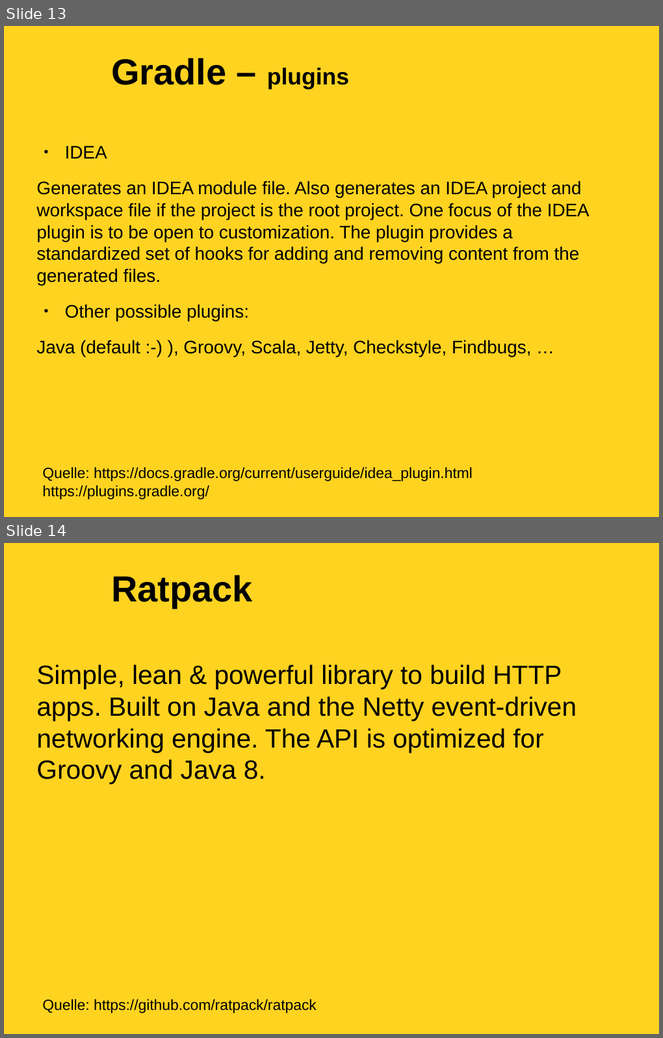
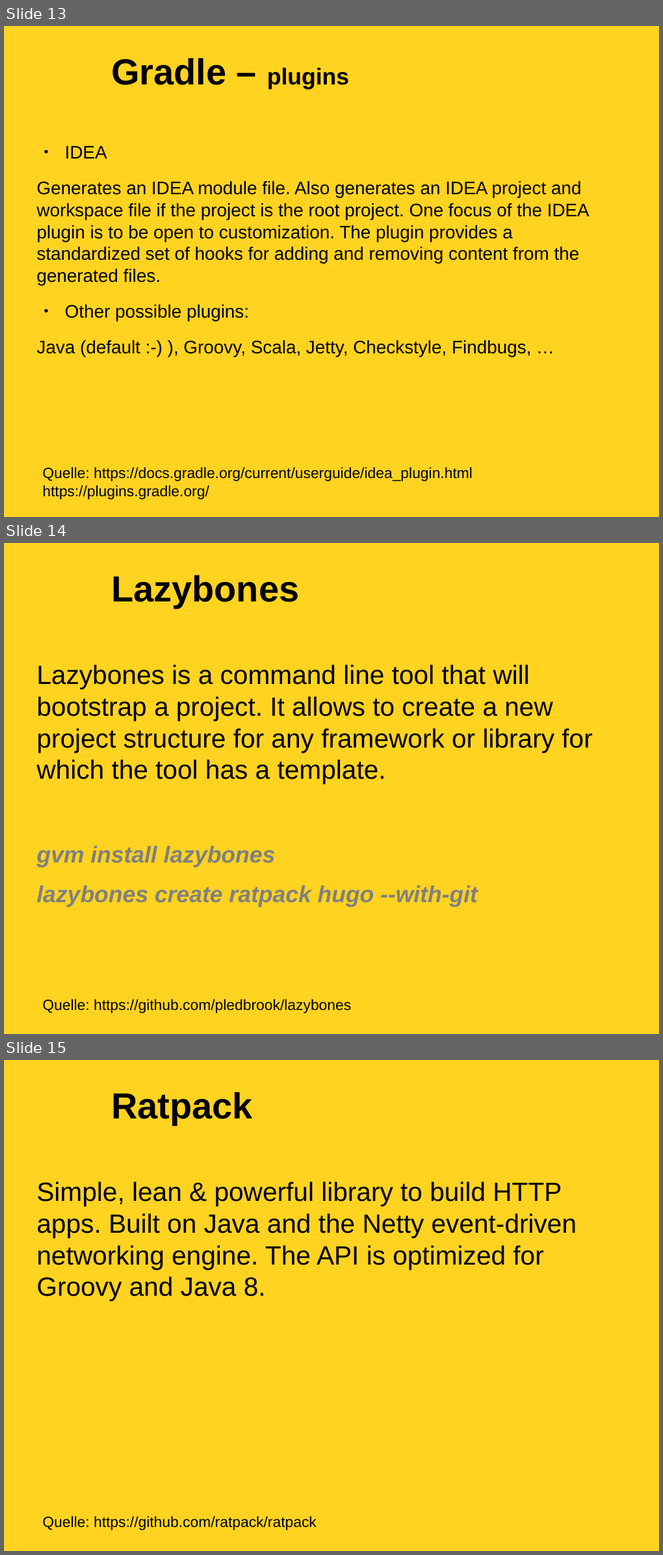
Before and after one commit to soehmann/academy, a slide deck: groovy-academy.odp. Shown one above the other, each under a label of ours: slides 13 and 14 before the commit, slides 13, 14 and 15 after it. The pictures are 663x1038 and 663x1555 pixels, drawn with LibreOffice and Linux fonts; fonts in the diff are those of the drawing; background and template pictures are left out. Boxes give left, top, right and bottom in pixels: in the first picture for what was removed or moved away, otherwise in the second. Text is boxed around its words. In the diff, an @@ line names an element or a change of style, - is before the commit and + after.

Commit message:
Update presentation: add lazybones

```diff
--- a/groovy-academy.odp
+++ b/groovy-academy.odp
@@ slide 14 added at (4, 543, 659, 1034), background #FFD320 @@
@@ title added at (112, 575, 300, 608), 44 pt, text #000000, bold @@
+Lazybones
@@ text added at (36, 665, 592, 907), 32 pt, text #000000 @@
+Lazybones is a command line tool that will bootstrap a project. It allows to create a new project structure for any framework or library for which the tool has a template.
+gvm install lazybones
+lazybones create ratpack hugo --with-git
@@ text added at (42, 999, 351, 1014), 18 pt, text #000000 @@
+Quelle: https://github.com/pledbrook/lazybones
@@ what was slide 14 is now slide 15 @@
```
Also in this commit, not shown: 1 other file.
